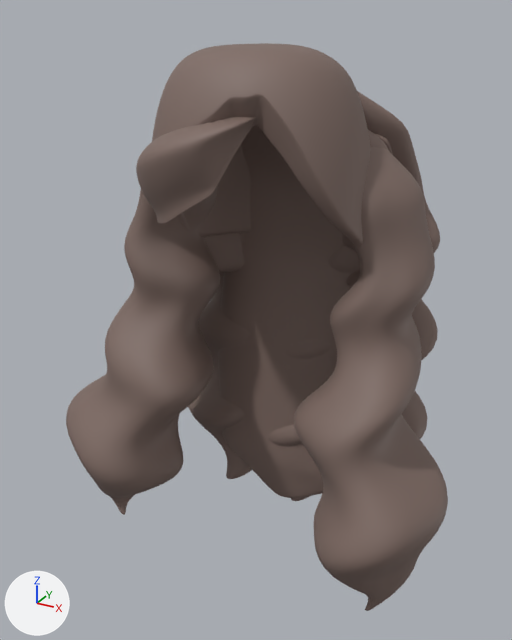
Before and after pictures for a commit that changed the glTF model tools/figure/assets/long-wave/candidate/hair_long_wave.glb.
Camera for both pictures: a 50 mm camera at (2.45, -4.51, 1.47) aimed at (-0.12, 0.17, -0.88). Every picture has the same lights, and +X, +Y and +Z are marked at lower left. The first picture is the older version.

In view in the first picture: 'hair_back_c', 'hair_back_l', 'hair_back_r', 'hair_bang', 'hair_nape', 'hair_occipital', 'hair_scalp', 'hair_side_l', 'hair_side_r'.
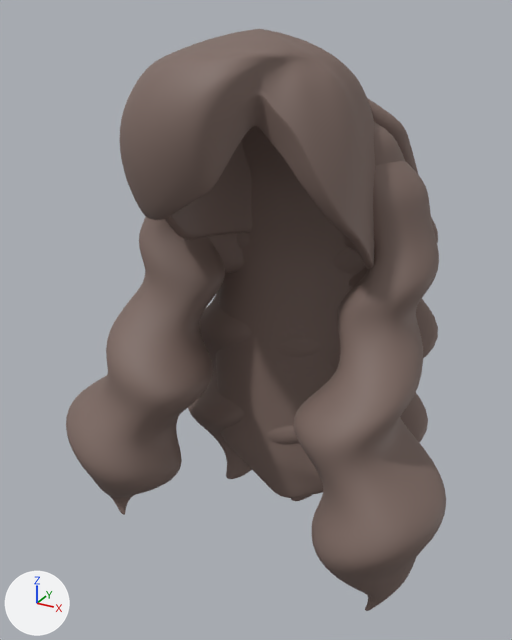
Pixel boxes (x1, y1, x2, y2) of what changed, in the pictures (512 x 640 px; the box of a moved part takes in the faces that stretch with it):
'hair_side_r', reshaped
    before: (294, 147, 448, 611)
    after: (294, 160, 446, 611)
'hair_scalp', reshaped
    before: (152, 43, 370, 252)
    after: (120, 29, 375, 269)
'hair_side_l', reshaped
    before: (66, 185, 220, 515)
    after: (66, 190, 225, 515)
'hair_bang', deleted (brown)
    before: (136, 117, 256, 223)
part 1 of me_hair_scalp, moved or reshaped
    before: (152, 43, 368, 217)
    after: (120, 29, 375, 239)
part 2 of me_hair_side_l_001, moved or reshaped
    before: (66, 185, 220, 499)
    after: (66, 190, 225, 499)
part 3 of me_hair_side_r_001, moved or reshaped
    before: (295, 148, 448, 597)
    after: (296, 160, 446, 596)

The change in detail:
me_hair_scalp is used by ob_hair_scalp; location (0.0, 0.0, 0.0).
me_hair_scalp had 32706 vertices, 65408 faces and spanned x -0.85..0.86, y -0.61..0.83, z -0.32..1.25.
me_hair_scalp now has 32706 vertices, 65408 faces and spans x -0.97..0.86, y -0.8..0.86, z -0.32..1.34.
me_hair_scalp part 1: 19396 of 32706 vertices moved; they spanned x -0.85..0.82, y -0.61..0.83, z -0.3..1.25 and now span x -0.97..0.83, y -0.8..0.86, z -0.31..1.34; mean shift (-0.03, -0.04, -0.09); largest move (-0.4, -0.58, 0.61) -> (-0.44, -0.66, 0.19).
me_hair_side_l_001 is used by ob_hair_side_l; location (0.0, 0.0, 0.0).
me_hair_side_l_001 had 3038 vertices, 6072 faces and spanned x -1.82..-0.45, y -0.8..0.71, z -2.88..0.6.
me_hair_side_l_001 now has 3038 vertices, 6072 faces and spans x -1.8..-0.45, y -0.79..0.78, z -2.88..0.6.
me_hair_side_l_001 part 2: 2531 of 3038 vertices moved; they spanned x -1.82..-0.45, y -0.8..0.71, z -2.67..0.6 and now span x -1.8..-0.45, y -0.79..0.78, z -2.67..0.6; mean shift (0.0, 0.06, 0.0); largest move (-0.91, -0.11, 0.18) -> (-0.91, 0.13, 0.18).
me_hair_side_r_001 is used by ob_hair_side_r; location (0.0, 0.0, 0.0).
me_hair_side_r_001 had 3038 vertices, 6072 faces and spanned x 0.4..1.64, y -0.82..0.72, z -2.88..0.6.
me_hair_side_r_001 now has 3038 vertices, 6072 faces and spans x 0.42..1.64, y -0.8..0.8, z -2.88..0.6.
me_hair_side_r_001 part 3: 2468 of 3038 vertices moved; they spanned x 0.4..1.64, y -0.82..0.72, z -2.62..0.6 and now span x 0.42..1.63, y -0.8..0.8, z -2.62..0.6; mean shift (0.0, 0.06, 0.0); largest move (0.79, -0.09, 0.18) -> (0.79, 0.14, 0.18).
Object 'hair_bang' (ob_hair_bang) is deleted.
